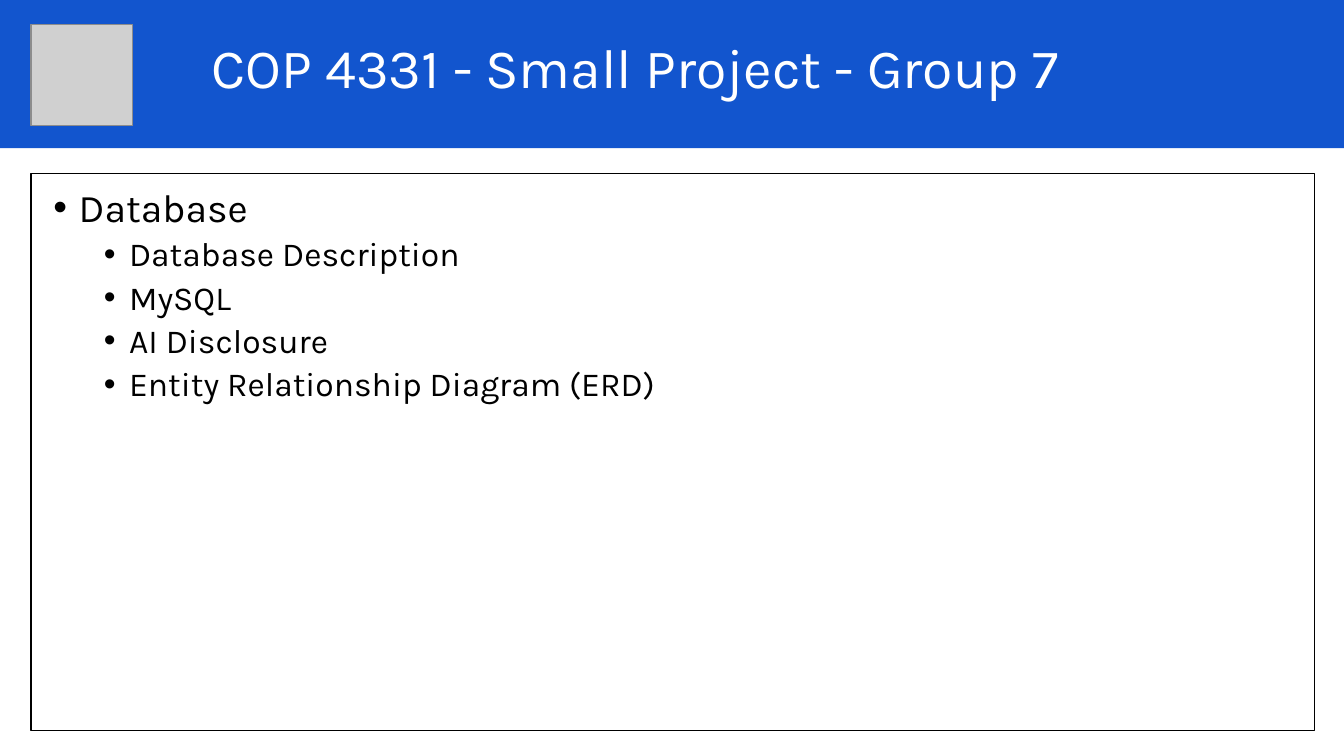
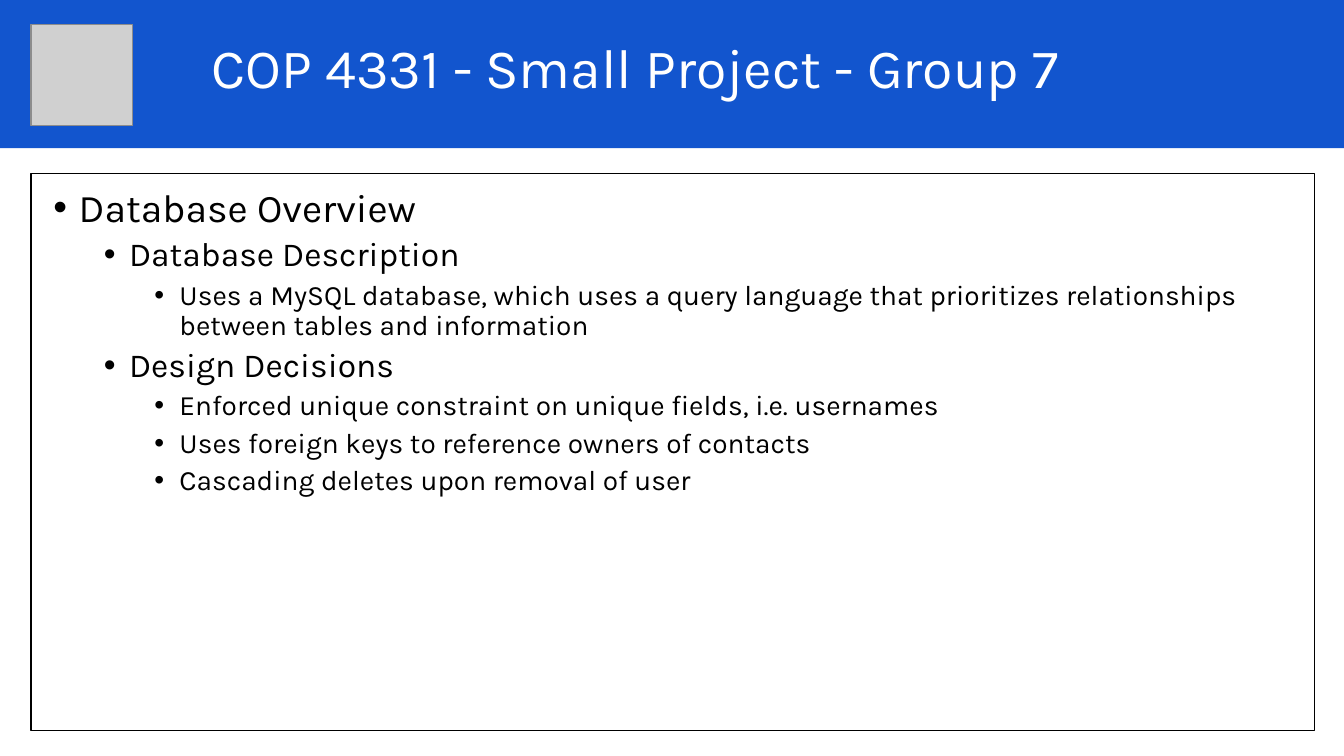
Before and after one commit to AndrewKelton/Small-Project, a slide deck: slide 9 of documents/presentation/Lucky Retriever Presentation_pal working copy.pptx. Drawn at 1344x756 pixels with LibreOffice and Linux fonts; fonts in the diff are those of the drawing; grey boxes stand for pictures. Boxes give left, top, right and bottom in pixels: in the first picture for what was removed or moved away, otherwise in the second. Text is boxed around its words. In the diff, an @@ line names an element or a change of style, - is before the commit and + after.

Commit message:
add database, erd, lighthouse slides

```diff
--- a/documents/presentation/Lucky Retriever Presentation_pal working copy.pptx
+++ b/documents/presentation/Lucky Retriever Presentation_pal working copy.pptx
@@ text at (79, 195, 416, 223): text changed @@
-• Database
+• Database Overview
@@ text at (129, 285, 1236, 497): text changed; size 24 to 20 pt @@
-  • MySQL
-  • AI Disclosure
-  • Entity Relationship Diagram (ERD)
+    • Uses a MySQL database, which uses a query language that prioritizes relationships between tables and information
+  • Design Decisions
+    • Enforced unique constraint on unique fields, i.e. usernames
+    • Uses foreign keys to reference owners of contacts
+    • Cascading deletes upon removal of user
```
Also in this commit, not shown: 2 other slides changed, 2 slides added.
